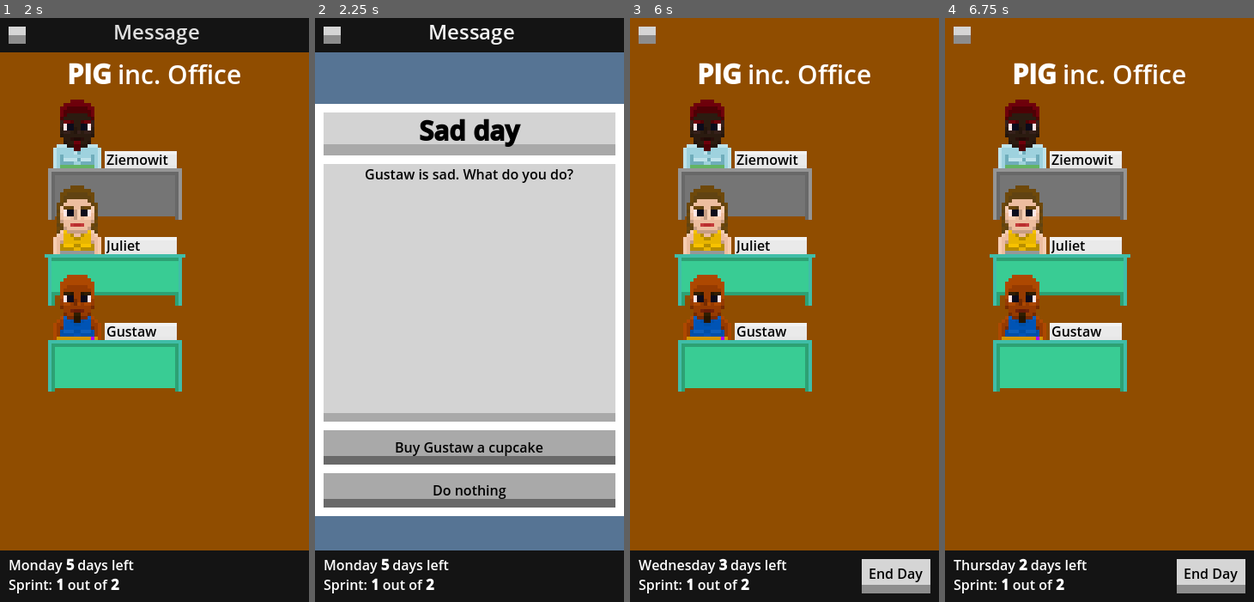
Above: before the commit, frames 1-4 (left to right).
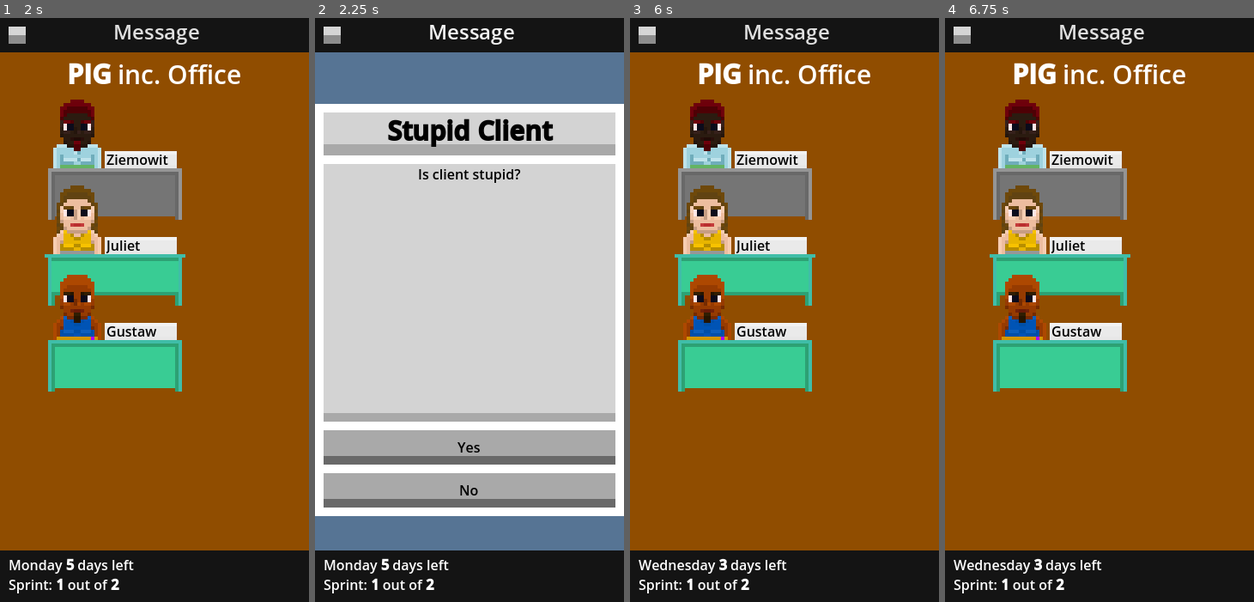
Above: after the commit, the same moments.

Repository: ltbk2023/pig
Game: Godot game, scene res://main.tscn
Same seed, same stepped clock (60 frames per second), same inputs: the game is played once before the commit and once after it.
Inputs (mouse positions are in pixels of both pictures, inside the frame that each line leads up to):
- Up to frame 1 (2 s): click "Play" at 0.5 s; click "Level 1: Atomic Bakery Focus …" at 1.25 s
- Up to frame 2 (2.25 s): click "Message" at 2 s
- Up to frame 3 (6 s): click (784, 450) at 2.75 s, where only the run before the commit has a clickable "Buy Gustaw a cupcake"; click "End Day" at 3.5 s; click "Message" at 4.25 s; click "Yell at Gustaw for hitting Zi…" at 5 s; click "End Day" at 5.75 s
- Up to frame 4 (6.75 s): click (1210, 578) at 6.5 s, where only the run before the commit has a clickable "End Day"

Frame 1 is identical in both runs. In frame 2, 2.5% of the frame differs, in the area x 16-84%, y 17-83%; in frame 3, 7.0%; in frame 4, 7.5%, in the area x 0-100%, y 0-99%.

Commit message:
PIG-316, PIG-315: Add change of client importance in card, repair load sprint nr

Diff:
--- /dev/null
+++ b/PIG/card/dto/modify_client_satisfaction_dto.gd
@@ -0,0 +1,16 @@
+extends Resource
+# stores information to create ModifyClientSatisfactionDTO
+class_name ModifyClientSatisfactionDTO
+
+var value: int
+
+func load(value):
+	self.value = value
+
+func to_json():
+	return value
+
+func create_and_fill_copy()->ModifyClientSatisfactionDTO:
+	var dto = ModifyClientSatisfactionDTO.new()
+	dto.value = value
+	return dto
--- a/PIG/card/dto/option_dto.gd
+++ b/PIG/card/dto/option_dto.gd
@@ -5,6 +5,7 @@
 var effects:Dictionary
 
 var mod_stat = "modify_stat"
+var mod_client = "modify_client_satisfaction"
 
 func load(dict:Dictionary):
 	text = dict["text"]
@@ -17,14 +18,21 @@
 			ms.load(e)
 			list.append(ms)
 		effects[mod_stat]=list
+	if effects.has(mod_client):
+		var mcs = ModifyClientSatisfactionDTO.new()
+		mcs.load(effects[mod_client])
+		effects[mod_client]=mcs
 
 func to_json():
 	var eff= {}
 
 	for e in effects:
-		eff[e] = []
-		for e1 in effects[e]:
-			eff[e].append(e1.to_json())
+		if effects[e] is Array:
+			eff[e] = []
+			for e1 in effects[e]:
+				eff[e].append(e1.to_json())
+		else:
+			eff[e] = effects[e].to_json()
 
 	return {
 		"text":text,
@@ -39,4 +47,6 @@
 			for e in effects[type]:
 				list.append(e.create_and_fill_copy(reference))
 		op.effects[type]=list
+		if type == mod_client:
+			op.effects[type] = effects[type].create_and_fill_copy()
 	return op
--- a/PIG/card/story_card.gd
+++ b/PIG/card/story_card.gd
@@ -41,14 +41,17 @@
 func execute_option(option: int):
 	var op = options[option]
 	for type in op.effects:
-		for effect in op.effects[type]:
-			if effect.duration == -1:
-				effect.employee.modify_stat(Utility.str_to_stat(effect.stat),
-				effect.stat_value, true)
-			else:
-				var modifier = effect.create_modifier()
-				get_tree().call_group("ModifierHandlers", "handle", modifier)
-				modifier.attach_employee(effect.employee)
+		if type == op.mod_stat:
+			for effect in op.effects[type]:
+				if effect.duration == -1:
+					effect.employee.modify_stat(Utility.str_to_stat(effect.stat),
+					effect.stat_value, true)
+				else:
+					var modifier = effect.create_modifier()
+					get_tree().call_group("ModifierHandlers", "handle", modifier)
+					modifier.attach_employee(effect.employee)
+		elif type == op.mod_client:
+			get_tree().call_group("ClientImportanceHandler", "client_importance_change", op.effects[type].value)
 	emit_signal("done", self)
 
 func _on_hide_button_up():
--- a/PIG/level/basic_scenario.json
+++ b/PIG/level/basic_scenario.json
@@ -212,7 +212,6 @@
 	},
 	"SprintEnd": {
 		"class": "SprintEnd",
-		"current sprint": 0,
 		"issues done this sprint": 0,
 		"last_victory_points": 0,
 		"name": "SprintEnd",
@@ -257,6 +256,6 @@
 		}
 	},
 	"cards_presets":{
-		"res://story_cards.json":[0,1]
+		"res://story_cards.json":[0,1,2]
 	}
 }
--- a/PIG/level/level_1.json
+++ b/PIG/level/level_1.json
@@ -140,7 +140,7 @@
 			"res://employee/sprites/preset/clothes_for_elegant_people.ep.json":null,
 			"res://employee/sprites/preset/body_detail_for_women.ep.json":null,
 			"res://employee/sprites/preset/hair_beard_for_women.ep.json":2
-		},
+		}
 	},
 	"QualityDeck": {
 		"cards": {
--- a/PIG/main.gd
+++ b/PIG/main.gd
@@ -97,6 +97,7 @@
 	$Game/Testing/QualityDeck.configure_quality_deck(dict["QualityDeck"])
 	$Game/SprintEnd.configure_sprint_end(dict["SprintEnd"])
 	$Game/SprintEnd.all_victory_points = $Game.victory_points
+	$Game/SprintEnd.__current_sprint = $Game.__current_sprint
 	$Game/Epilog.configure(dict["Epilog"])
 
 	if dict.has("cards_presets"):
--- a/PIG/story_cards.json
+++ b/PIG/story_cards.json
@@ -67,5 +67,28 @@
 				}
 			}
 		]
+	},
+	{
+		"employee_number": 0,
+		"employee_filter": null,
+		"title": "Stupid Client",
+		"text": "Is client stupid?",
+		"options":
+		[
+			{
+				"text": "Yes",
+				"effects":
+				{
+					"modify_client_satisfaction": -1
+				}
+			},
+			{
+				"text": "No",
+				"effects":
+				{
+					"modify_client_satisfaction": 1
+				}
+			}
+		]
 	}
 ]
--- a/PIG/view/sprint_end/sprint_end.gd
+++ b/PIG/view/sprint_end/sprint_end.gd
@@ -29,7 +29,7 @@
 # The number of issues completed this sprint
 var __issues_done_this_sprint: int
 # The number of present sprint
-var __current_sprint : int
+var __current_sprint : int = 0
 # Last gotten points
 var __last_victory_points: int = 0
 # last score
@@ -51,7 +51,6 @@
 func _ready():
 	__total_client_importance = 0
 	__issues_done_this_sprint = 0
-	__current_sprint = 0
 	__last_score = 0
 
 	$Background/Sprite.sitting = false
@@ -157,7 +156,6 @@
 		"total client importance": __total_client_importance,
 		"issues done this sprint": __issues_done_this_sprint,
 		"last_victory_points": __last_victory_points,
-		"current sprint": __current_sprint,
 		"clients_visauls":$Background/Sprite.to_json(),
 		"boundaries" : {
 			"fail" : score_boundary_of_fail,
@@ -174,7 +172,6 @@
 # Basic configuration of Sprint End, use to load scenario
 func configure_sprint_end(dict: Dictionary) -> bool:
 	if dict["class"] == "SprintEnd":
-		__current_sprint = dict["current sprint"]
 		__last_victory_points = dict["last_victory_points"]
 		__issues_done_this_sprint = dict["issues done this sprint"]
 		__total_client_importance = dict["total client importance"]
@@ -198,3 +195,6 @@
 func set_max_client_importance(importance: int) -> void:
 	__max_client_importance = importance
 	$Background/Info/ProgressBar.total = importance
+
+func client_importance_change(changing_value):
+	__total_client_importance = max(__total_client_importance + changing_value,0)
--- a/PIG/view/sprint_end/sprint_end.tscn
+++ b/PIG/view/sprint_end/sprint_end.tscn
@@ -83,7 +83,7 @@
 height = 2
 fill_to = Vector2(0, 1)
 
-[node name="SprintEnd" type="Node2D"]
+[node name="SprintEnd" type="Node2D" groups=["ClientImportanceHandler"]]
 texture_filter = 1
 script = ExtResource("1_8xcrn")
 
